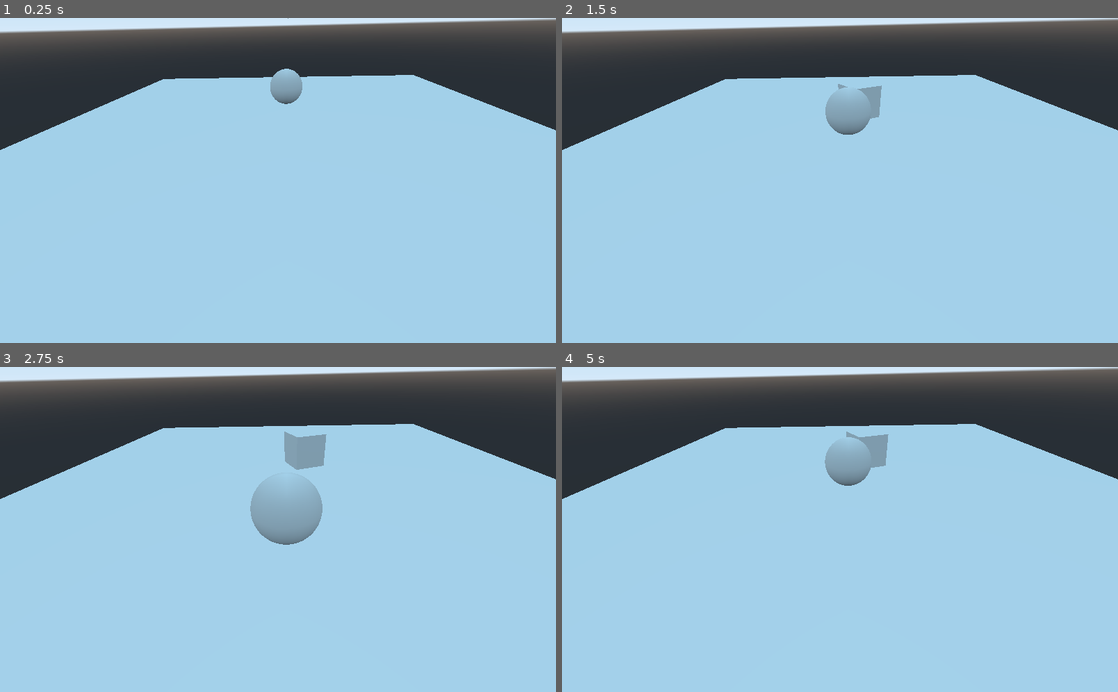
Above: before the commit, frames 1-4 (two rows, left to right).
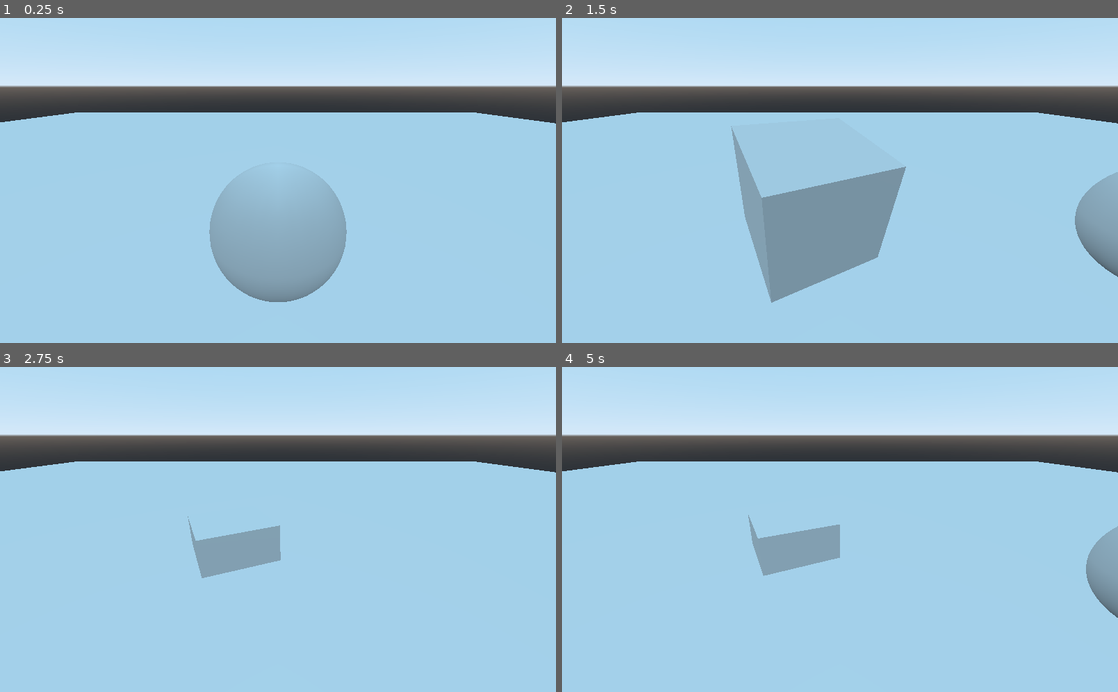
Above: after the commit, the same moments.

Repository: pschassberger/Deep
Game: Godot game, scene res://Level.tscn
Two runs of this game, one before a commit and one after it. Both use one fixed random seed, a clock stepped at 60 frames per second and the inputs below. The project has no main scene, so this scene is started directly.
Inputs (mouse positions are in pixels of both pictures, inside the frame that each line leads up to):
- Up to frame 1 (0.25 s): no input
- Up to frame 2 (1.5 s): move the mouse to (962, 164) at 0.52 s; hold Right (ui_right) 0.53-1.25 s; click (962, 164) at 0.67 s; drag from (728, 196) to (812, 245) at 1.27 s
- Up to frame 3 (2.75 s): move the mouse to (333, 458) at 2.02 s; hold Right (ui_right) from 2.03 s (still down)
- Up to frame 4 (5 s): release Right (ui_right) at 2.75 s; drag from (812, 594) to (673, 480) at 2.77 s; move the mouse to (1006, 578) at 3.52 s; hold Left (ui_left) 3.53-4.25 s; drag from (673, 480) to (756, 448) at 4.27 s

The runs differ from the first frame. In frame 1, 36% of the frame differs, in the area x 0-100%, y 0-88%; in frame 2, 39%; in frame 3, 32%; in frame 4, 32%.

Commit message:
installed packages

Diff:
--- a/NN/NN-enviorment/Level.tscn
+++ b/NN/NN-enviorment/Level.tscn
@@ -8,10 +8,16 @@
 [sub_resource type="CubeMesh" id=2]
 
 [sub_resource type="BoxShape" id=3]
-extents = Vector3( 15, 1, 15 )
+extents = Vector3( 25, 1, 25 )
 
 [sub_resource type="CubeMesh" id=4]
-size = Vector3( 30, 2, 30 )
+size = Vector3( 50, 2, 50 )
+
+[sub_resource type="Skin" id=5]
+
+[sub_resource type="BoxShape" id=6]
+
+[sub_resource type="CubeMesh" id=7]
 
 [node name="Level" type="Spatial"]
 
@@ -25,19 +31,30 @@
 mesh = SubResource( 2 )
 material/0 = null
 
-[node name="Camera" type="Camera" parent="."]
-transform = Transform( -0.0294284, -0.554772, 0.831482, -0.0196226, 0.832003, 0.554425, -0.999374, 1.86148e-09, -0.0353705, 15.1481, 5.14383, 0 )
-
 [node name="Floor" type="StaticBody" parent="."]
 transform = Transform( 1, 0, 0, 0, 1, 0, 0, 0, 1, -0.0229344, -1, 0 )
 
 [node name="CollisionShape" type="CollisionShape" parent="Floor"]
+transform = Transform( 1, 0, 0, 0, 1, 0, 0, 0, 1, -0.027494, -0.0885105, -0.208782 )
 shape = SubResource( 3 )
 
 [node name="MeshInstance" type="MeshInstance" parent="Floor"]
+transform = Transform( 1, 0, 0, 0, 1, 0, 0, 0, 1, -0.302336, 0.951185, -2.37537 )
 mesh = SubResource( 4 )
+skin = SubResource( 5 )
 material/0 = null
 
 [node name="agent" parent="." instance=ExtResource( 1 )]
 transform = Transform( 1, 0, 0, 0, 1, 0, 0, 0, 1, 0, 2, 0 )
 script = ExtResource( 2 )
+
+[node name="Walls" type="RigidBody" parent="."]
+mode = 1
+
+[node name="CollisionShape" type="CollisionShape" parent="Walls"]
+shape = SubResource( 6 )
+
+[node name="MeshInstance" type="MeshInstance" parent="Walls"]
+transform = Transform( 1, 0, 0, 0, 1, 0, 0, 0, 1, 48, 1, 0 )
+mesh = SubResource( 7 )
+material/0 = null
--- a/NN/NN-enviorment/agent.tscn
+++ b/NN/NN-enviorment/agent.tscn
@@ -1,4 +1,6 @@
-[gd_scene load_steps=3 format=2]
+[gd_scene load_steps=4 format=2]
+
+[ext_resource path="res://scripts/CameraFollow.gd" type="Script" id=1]
 
 [sub_resource type="BoxShape" id=1]
 
@@ -12,3 +14,9 @@
 [node name="MeshInstance" type="MeshInstance" parent="."]
 mesh = SubResource( 2 )
 material/0 = null
+
+[node name="target" type="Spatial" parent="."]
+
+[node name="Camera" type="Camera" parent="target"]
+transform = Transform( 1, 0, 0, 0, 0.926653, 0.375917, 0, -0.375917, 0.926653, 0, 2, 3 )
+script = ExtResource( 1 )
--- /dev/null
+++ b/NN/NN-enviorment/scripts/CameraFollow.gd
@@ -0,0 +1,12 @@
+extends Camera
+
+
+func _ready():
+
+
+	set_physics_process(true)
+
+	set_as_toplevel(true)
+
+func _physics_process(delta):
+	var target = get_parent().get_global_transform().origin
Not shown: 1 places in NN/NN-enviorment/Level.tscn that only renumber resources
Not shown, changed: NN/NN.py
Not shown, changed: NN/Pipfile
Not shown, changed: NN/Pipfile.lock
